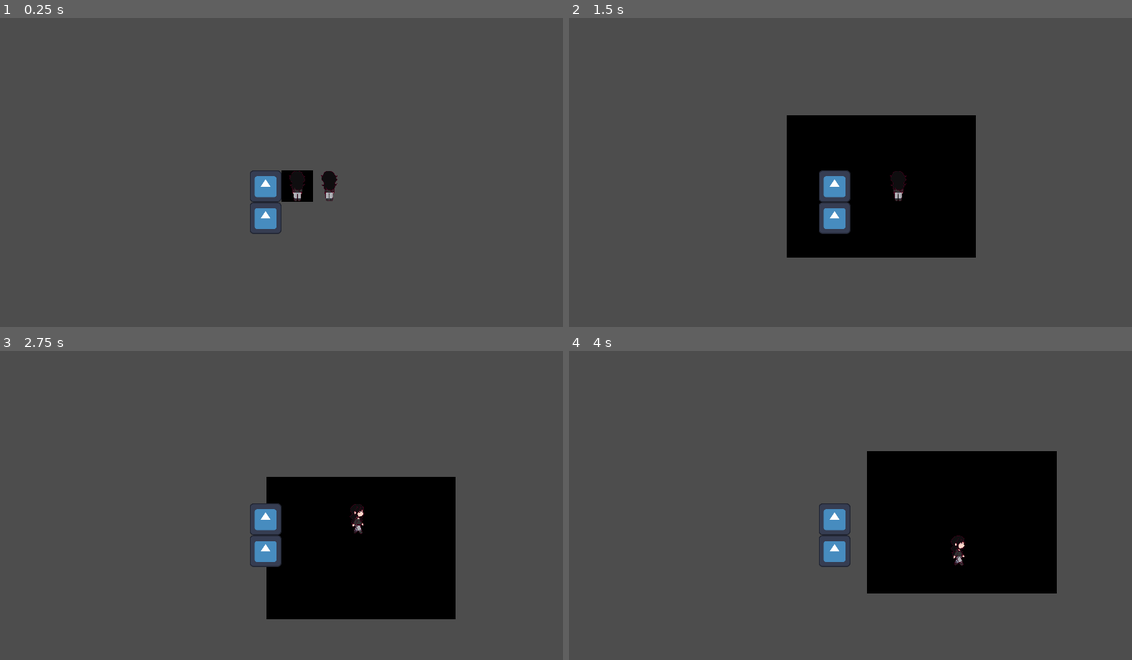
Above: before the commit, frames 1-4 (two rows, left to right).
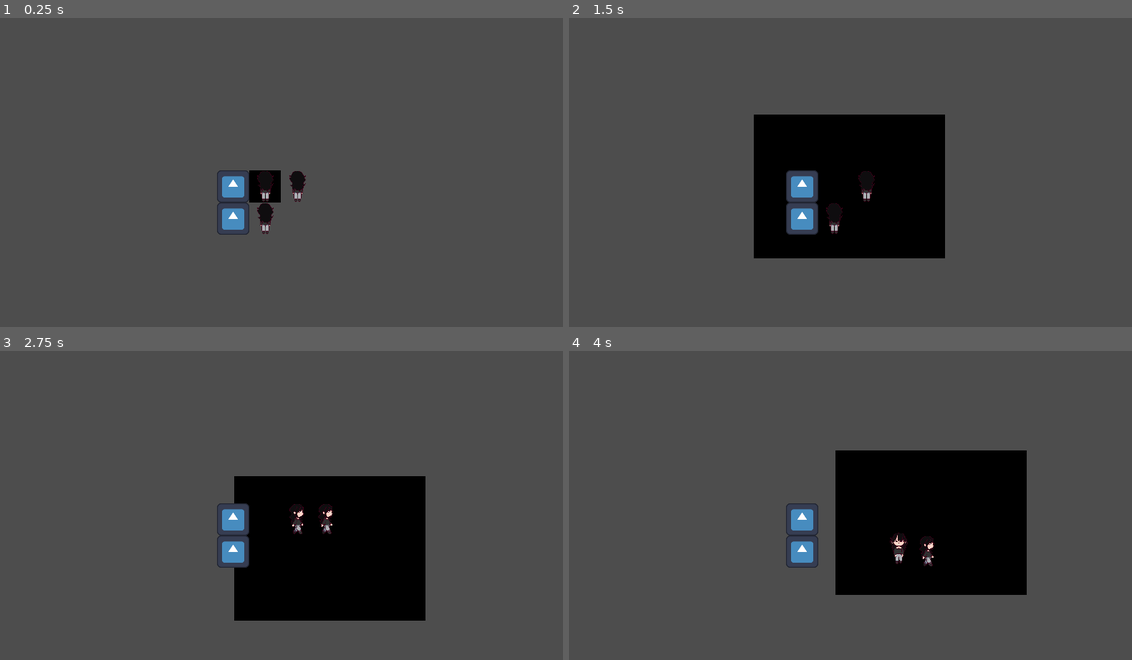
Above: after the commit, the same moments.

Repository: StarryDuckStudios/SOP
Game: Godot game, scene res://Cenas/main.tscn
The game is run twice, just before and just after one commit, with the same random seed, the same clock (stepped at 60 frames per second) and the same inputs. The engine's default icon, where the game draws it, is replaced by a stand-in: a white triangle on a blue panel in a dark square.
Inputs:
- Up to frame 1 (0.25 s): no input
- Up to frame 2 (1.5 s): tap Enter at 0.5 s; hold Right (ui_right) 0.53-1.28 s; tap 1 (1) at 0.6 s; tap 2 (2) at 0.8, 1.35 s; tap Space at 1.25 s; hold Down (ui_down) from 1.28 s (still down)
- Up to frame 3 (2.75 s): tap 3 (3) at 1.55, 2.1 s; release Down (ui_down) at 2.03 s; hold Right (ui_right) from 2.03 s (still down); tap 4 (4) at 2.3 s
- Up to frame 4 (4 s): release Right (ui_right) at 2.78 s; hold Up (ui_up) 2.78-3.53 s; tap 4 (4) at 2.85 s; tap X (x, bound only after the commit) at 3.05, 3.6 s; hold Left (ui_left) from 3.53 s (still down); tap Z (z, bound only after the commit) at 3.8 s

The runs differ from the first frame. In frame 1, 2.3% of the frame differs, in the area x 38-60%, y 49-71%; in frame 2, 7.8%, in the area x 32-73%, y 31-78%; in frame 3, 6.4%; in frame 4, 6.7%.

Commit message:
Sistema de menu base

Diff:
--- a/Cenas/caleb.tscn
+++ b/Cenas/caleb.tscn
@@ -175,6 +175,62 @@
 "values": [Vector2(0, 0)]
 }
 
+[sub_resource type="Animation" id="Animation_8ix7p"]
+resource_name = "walk_l"
+length = 0.5
+tracks/0/type = "value"
+tracks/0/imported = false
+tracks/0/enabled = true
+tracks/0/path = NodePath("Sprite2D:frame")
+tracks/0/interp = 1
+tracks/0/loop_wrap = true
+tracks/0/keys = {
+"times": PackedFloat32Array(0, 0.2, 0.4),
+"transitions": PackedFloat32Array(1, 1, 1),
+"update": 1,
+"values": [3, 4, 5]
+}
+tracks/1/type = "value"
+tracks/1/imported = false
+tracks/1/enabled = true
+tracks/1/path = NodePath("Sprite2D:offset")
+tracks/1/interp = 1
+tracks/1/loop_wrap = true
+tracks/1/keys = {
+"times": PackedFloat32Array(0),
+"transitions": PackedFloat32Array(1),
+"update": 0,
+"values": [Vector2(10, 0)]
+}
+
+[sub_resource type="Animation" id="Animation_eiqwr"]
+resource_name = "walk_r"
+length = 0.5
+tracks/0/type = "value"
+tracks/0/imported = false
+tracks/0/enabled = true
+tracks/0/path = NodePath("Sprite2D:frame")
+tracks/0/interp = 1
+tracks/0/loop_wrap = true
+tracks/0/keys = {
+"times": PackedFloat32Array(0, 0.2, 0.4),
+"transitions": PackedFloat32Array(1, 1, 1),
+"update": 1,
+"values": [6, 7, 8]
+}
+tracks/1/type = "value"
+tracks/1/imported = false
+tracks/1/enabled = true
+tracks/1/path = NodePath("Sprite2D:offset")
+tracks/1/interp = 1
+tracks/1/loop_wrap = true
+tracks/1/keys = {
+"times": PackedFloat32Array(0),
+"transitions": PackedFloat32Array(1),
+"update": 0,
+"values": [Vector2(-10, 0)]
+}
+
 [sub_resource type="Animation" id="Animation_qiy6c"]
 resource_name = "walk_u"
 length = 0.5
@@ -201,62 +257,6 @@
 "transitions": PackedFloat32Array(1),
 "update": 0,
 "values": [Vector2(0, 0)]
-}
-
-[sub_resource type="Animation" id="Animation_eiqwr"]
-resource_name = "walk_r"
-length = 0.5
-tracks/0/type = "value"
-tracks/0/imported = false
-tracks/0/enabled = true
-tracks/0/path = NodePath("Sprite2D:frame")
-tracks/0/interp = 1
-tracks/0/loop_wrap = true
-tracks/0/keys = {
-"times": PackedFloat32Array(0, 0.2, 0.4),
-"transitions": PackedFloat32Array(1, 1, 1),
-"update": 1,
-"values": [6, 7, 8]
-}
-tracks/1/type = "value"
-tracks/1/imported = false
-tracks/1/enabled = true
-tracks/1/path = NodePath("Sprite2D:offset")
-tracks/1/interp = 1
-tracks/1/loop_wrap = true
-tracks/1/keys = {
-"times": PackedFloat32Array(0),
-"transitions": PackedFloat32Array(1),
-"update": 0,
-"values": [Vector2(-10, 0)]
-}
-
-[sub_resource type="Animation" id="Animation_8ix7p"]
-resource_name = "walk_l"
-length = 0.5
-tracks/0/type = "value"
-tracks/0/imported = false
-tracks/0/enabled = true
-tracks/0/path = NodePath("Sprite2D:frame")
-tracks/0/interp = 1
-tracks/0/loop_wrap = true
-tracks/0/keys = {
-"times": PackedFloat32Array(0, 0.2, 0.4),
-"transitions": PackedFloat32Array(1, 1, 1),
-"update": 1,
-"values": [3, 4, 5]
-}
-tracks/1/type = "value"
-tracks/1/imported = false
-tracks/1/enabled = true
-tracks/1/path = NodePath("Sprite2D:offset")
-tracks/1/interp = 1
-tracks/1/loop_wrap = true
-tracks/1/keys = {
-"times": PackedFloat32Array(0),
-"transitions": PackedFloat32Array(1),
-"update": 0,
-"values": [Vector2(10, 0)]
 }
 
 [sub_resource type="AnimationLibrary" id="AnimationLibrary_07aia"]
@@ -553,7 +553,7 @@
 texture = ExtResource("2_woqtm")
 offset = Vector2(-10, 0)
 hframes = 12
-frame = 5
+frame = 6
 
 [node name="AnimationTree" type="AnimationTree" parent="."]
 tree_root = SubResource("AnimationNodeBlendSpace2D_e4v2p")
--- a/Cenas/main.tscn
+++ b/Cenas/main.tscn
@@ -1,9 +1,10 @@
-[gd_scene load_steps=7 format=3 uid="uid://cgmpc66dobfed"]
+[gd_scene load_steps=8 format=3 uid="uid://cgmpc66dobfed"]
 
 [ext_resource type="PackedScene" uid="uid://3h28lxb02vva" path="res://Cenas/caleb.tscn" id="1_1f2ru"]
 [ext_resource type="Script" path="res://scripts/main.gd" id="1_l7ph0"]
 [ext_resource type="Texture2D" uid="uid://dk8qbksh5lr5t" path="res://icon.svg" id="3_afkwq"]
 [ext_resource type="PackedScene" uid="uid://diqel02yd22ke" path="res://Cenas/seguidor.tscn" id="3_rfqnh"]
+[ext_resource type="PackedScene" uid="uid://b6gw6ltmrw7rf" path="res://Cenas/menu.tscn" id="5_uhm7t"]
 
 [sub_resource type="TileSet" id="TileSet_f8u1w"]
 
@@ -23,7 +24,6 @@
 position = Vector2(0, 16)
 party_pos = 3
 name_ = "teste"
-ativo = false
 
 [node name="Seguidor3" parent="." instance=ExtResource("3_rfqnh")]
 position = Vector2(16, 0)
@@ -31,7 +31,15 @@
 name_ = "teste2"
 
 [node name="Camera2D" type="Camera2D" parent="."]
-zoom = Vector2(4, 4)
+position = Vector2(16, 0)
+zoom = Vector2(4.05, 4.05)
+
+[node name="Menu" parent="Camera2D" instance=ExtResource("5_uhm7t")]
+offset_left = -144.0
+offset_top = -80.0
+offset_right = 1008.0
+offset_bottom = 568.0
+scale = Vector2(0.25, 0.25)
 
 [node name="TileMap" type="TileMap" parent="."]
 tile_set = SubResource("TileSet_f8u1w")
--- /dev/null
+++ b/Cenas/menu.tscn
@@ -0,0 +1,95 @@
+[gd_scene load_steps=3 format=3 uid="uid://b6gw6ltmrw7rf"]
+
+[ext_resource type="Script" path="res://scripts/menu.gd" id="1_pftyu"]
+
+[sub_resource type="StyleBoxFlat" id="StyleBoxFlat_injrq"]
+bg_color = Color(0.6, 0.6, 0.6, 0.247059)
+
+[node name="Menu" type="Control"]
+layout_mode = 3
+anchors_preset = 15
+anchor_right = 1.0
+anchor_bottom = 1.0
+grow_horizontal = 2
+grow_vertical = 2
+script = ExtResource("1_pftyu")
+
+[node name="Modificar_Menu" type="HBoxContainer" parent="."]
+layout_mode = 2
+offset_left = 115.0
+offset_top = 348.0
+offset_right = 1027.0
+offset_bottom = 623.0
+
+[node name="Caleb" type="Panel" parent="Modificar_Menu"]
+custom_minimum_size = Vector2(225, 0)
+layout_mode = 2
+
+[node name="Morgana" type="Panel" parent="Modificar_Menu"]
+custom_minimum_size = Vector2(225, 0)
+layout_mode = 2
+
+[node name="Panel3" type="Panel" parent="Modificar_Menu"]
+custom_minimum_size = Vector2(225, 0)
+layout_mode = 2
+
+[node name="Dotty" type="Panel" parent="Modificar_Menu"]
+custom_minimum_size = Vector2(225, 0)
+layout_mode = 2
+
+[node name="Layout_Maior" type="Panel" parent="."]
+layout_mode = 1
+anchors_preset = 15
+anchor_right = 1.0
+anchor_bottom = 1.0
+offset_left = 25.0
+offset_top = 25.0
+offset_right = -25.0
+offset_bottom = -25.0
+grow_horizontal = 2
+grow_vertical = 2
+theme_override_styles/panel = SubResource("StyleBoxFlat_injrq")
+
+[node name="Equipar_Panel" type="Panel" parent="Layout_Maior"]
+visible = false
+layout_mode = 0
+offset_left = 50.0
+offset_top = 80.0
+offset_right = 1052.0
+offset_bottom = 578.0
+
+[node name="Menu_1" type="HBoxContainer" parent="."]
+layout_mode = 0
+offset_left = 45.0
+offset_top = 40.0
+offset_right = 1147.0
+offset_bottom = 80.0
+alignment = 1
+
+[node name="Equipar" type="RichTextLabel" parent="Menu_1"]
+custom_minimum_size = Vector2(200, 40)
+layout_mode = 2
+theme_override_font_sizes/normal_font_size = 30
+text = "Equipar"
+scroll_active = false
+
+[node name="Habilidades" type="RichTextLabel" parent="Menu_1"]
+custom_minimum_size = Vector2(250, 40)
+layout_mode = 2
+theme_override_font_sizes/normal_font_size = 30
+text = "Habilidades"
+scroll_active = false
+
+[node name="Mochila" type="RichTextLabel" parent="Menu_1"]
+custom_minimum_size = Vector2(200, 0)
+layout_mode = 2
+theme_override_font_sizes/normal_font_size = 30
+text = "Mochila"
+scroll_active = false
+
+[node name="Opcoes" type="RichTextLabel" parent="Menu_1"]
+custom_minimum_size = Vector2(200, 40)
+layout_mode = 2
+theme_override_font_sizes/normal_font_size = 30
+text = "Opções"
+scroll_active = false
--- a/project.godot
+++ b/project.godot
@@ -41,6 +41,16 @@
 "events": [Object(InputEventKey,"resource_local_to_scene":false,"resource_name":"","device":-1,"window_id":0,"alt_pressed":false,"shift_pressed":false,"ctrl_pressed":false,"meta_pressed":false,"pressed":false,"keycode":0,"physical_keycode":52,"key_label":0,"unicode":52,"echo":false,"script":null)
 ]
 }
+x={
+"deadzone": 0.5,
+"events": [Object(InputEventKey,"resource_local_to_scene":false,"resource_name":"","device":-1,"window_id":0,"alt_pressed":false,"shift_pressed":false,"ctrl_pressed":false,"meta_pressed":false,"pressed":false,"keycode":0,"physical_keycode":88,"key_label":0,"unicode":120,"echo":false,"script":null)
+]
+}
+z={
+"deadzone": 0.5,
+"events": [Object(InputEventKey,"resource_local_to_scene":false,"resource_name":"","device":-1,"window_id":0,"alt_pressed":false,"shift_pressed":false,"ctrl_pressed":false,"meta_pressed":false,"pressed":false,"keycode":0,"physical_keycode":90,"key_label":0,"unicode":122,"echo":false,"script":null)
+]
+}
 
 [rendering]
 
--- /dev/null
+++ b/scripts/menu.gd
@@ -0,0 +1,72 @@
+extends Control
+var menu = -1
+var control = 0
+var control_save = 0
+var caminho = "Menu_1"
+var caminho_array = ["Menu_1"]
+var positivo
+var negativo
+func _ready():
+	$".".hide()
+	verifica()
+func _input(event):
+	if Input.is_action_just_pressed("x") and menu == -1:
+		await get_tree().create_timer(0.1).timeout
+		menu *= -1
+	if menu == 1:
+		$".".show()
+		if Input.is_action_just_pressed(positivo):
+			if control < get_node(caminho).get_child_count(control) - 1:
+				navegar(+1)
+				menus_options()
+		if Input.is_action_just_pressed(negativo):
+			if control > 0:
+				navegar(-1)
+				menus_options()
+		if Input.is_action_just_pressed("z"):
+			await get_tree().create_timer(0.1).timeout
+			modificar_action()
+		if Input.is_action_just_pressed("x"):
+			get_node(caminho).get_child(control).modulate = "White"
+			if caminho_array.size() > 1:
+				control = control_save #Usa o backup do control para voltar a posição anterior
+				caminho_array.pop_back()
+				caminho = caminho_array[caminho_array.size() -1]
+				verifica()
+			else:
+				control = 0 #Zera o control pois estamos saindo do menu
+				menu *= -1
+	else:
+		$".".hide()
+		get_node(caminho).get_child(control).modulate = "White"
+		verifica()
+func verifica():
+	get_node(caminho).get_child(control).modulate = "Red"
+	if get_node(caminho) is HBoxContainer:
+		positivo = "ui_right"
+		negativo = "ui_left"
+	elif  get_node(caminho) is VBoxContainer:
+		positivo = "ui_down"
+		negativo = "ui_up"
+
+func navegar(valor):
+	control += valor
+	get_node(caminho).get_child(control).modulate = "Red"
+	get_node(caminho).get_child(control - valor).modulate = "White"
+
+#Menu Options
+func equipar():
+	if get_node(caminho).get_child(control).name == "Equipar":
+		$Layout_Maior/Equipar_Panel.hide()
+	else:
+		$Layout_Maior/Equipar_Panel.hide()
+
+func modificar_action():
+	control_save = control #Armazena o control para depois voltar ao mesmo lugar que estava
+	if get_node(caminho).get_child(control).name == "Equipar" or get_node(caminho).get_child(control).name == "Habilidades":
+		caminho = "Modificar_Menu"
+		caminho_array.append(caminho)
+		verifica()
+
+func menus_options():
+	equipar()
